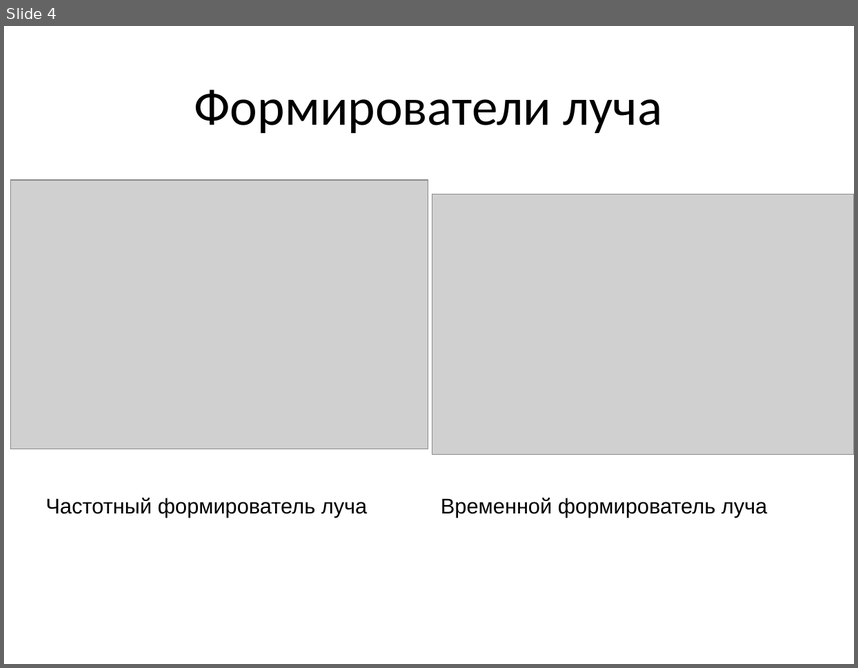
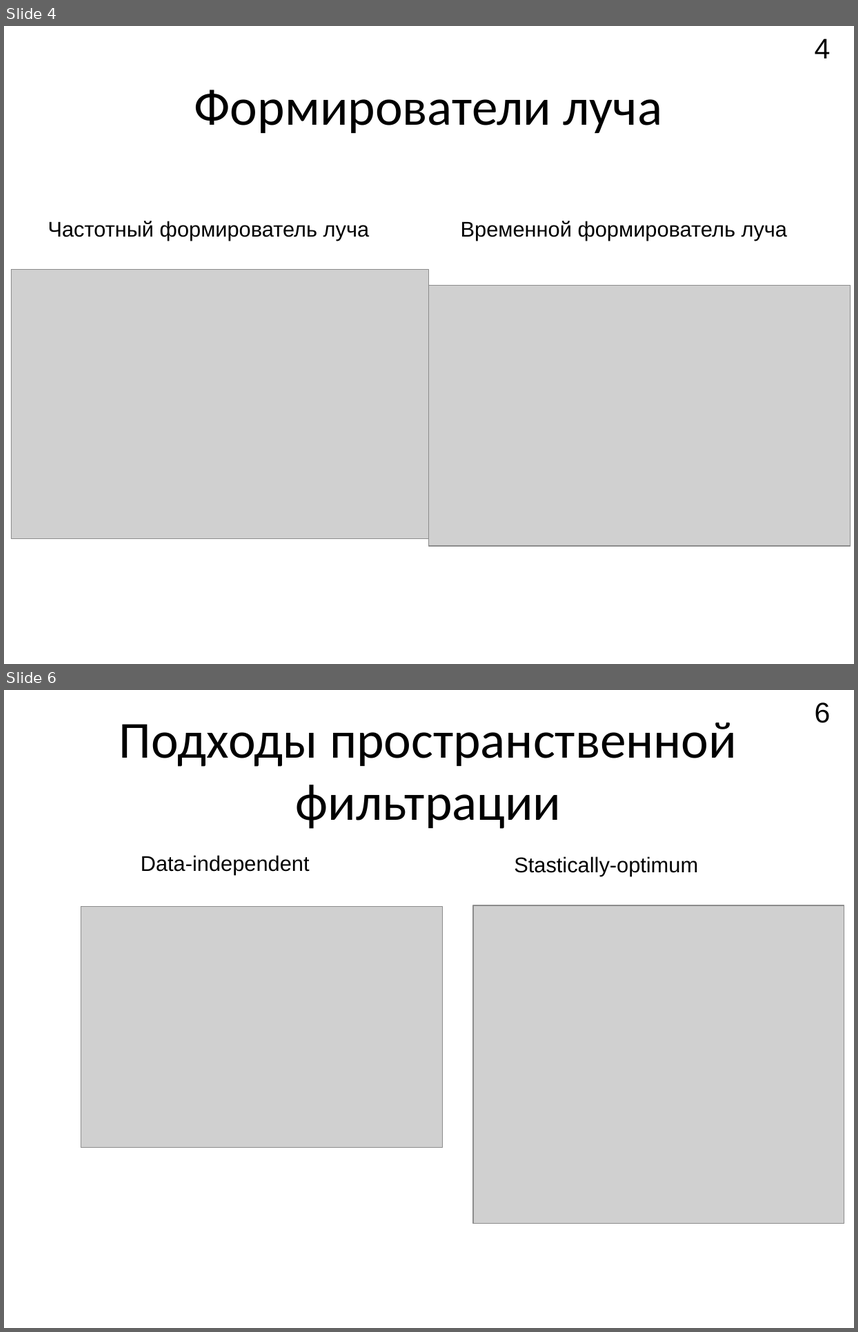
Before and after one commit to Rernamp/microphone_arrays, a slide deck: student_session_2021/Доклад.pptx. Shown one above the other, each under a label of ours: slide 4 before the commit, slides 4 and 6 after it; the slides between them are not shown. The pictures are 858x668 and 858x1332 pixels, drawn with LibreOffice and Linux fonts; fonts in the diff are those of the drawing; grey boxes stand for pictures. Boxes give left, top, right and bottom in pixels: in the first picture for what was removed or moved away, otherwise in the second. Text is boxed around its words. In the diff, an @@ line names an element or a change of style, - is before the commit and + after.

```diff
--- a/student_session_2021/Доклад.pptx
+++ b/student_session_2021/Доклад.pptx
@@ slide 6 added at (x1=4, y1=690, x2=854, y2=1328), background #FFFFFF @@
@@ page number added at (x1=815, y1=702, x2=831, y2=723), 24 pt, text #000000 @@
+6
@@ text added at (x1=119, y1=722, x2=737, y2=829), 44 pt, text #000000 @@
+Подходы пространственной фильтрации
@@ text added at (x1=141, y1=855, x2=310, y2=875), 18 pt, text #000000 @@
+Data-independent
@@ text added at (x1=514, y1=856, x2=698, y2=876), 18 pt, text #000000 @@
+Stastically-optimum
@@ picture added at (x1=81, y1=906, x2=443, y2=1147) @@
@@ picture added at (x1=473, y1=905, x2=844, y2=1223) @@
@@ slide 4 changed as well @@
@@ page number added at (x1=815, y1=38, x2=831, y2=58), 24 pt, text #000000 @@
+4
@@ text "Частотный формирователь луча" moved from (x1=46, y1=497, x2=367, y2=517) to (x1=48, y1=221, x2=369, y2=241) @@
@@ text "Временной формирователь луча" moved from (x1=441, y1=497, x2=767, y2=517) to (x1=461, y1=221, x2=787, y2=241) @@
@@ picture moved from (x1=11, y1=180, x2=428, y2=448) to (x1=12, y1=269, x2=429, y2=538) @@
@@ picture moved from (x1=432, y1=194, x2=854, y2=454) to (x1=429, y1=285, x2=851, y2=546) @@
```
Also in this commit, not shown: 6 other slides changed, 4 other slides added, 5 slides removed.
